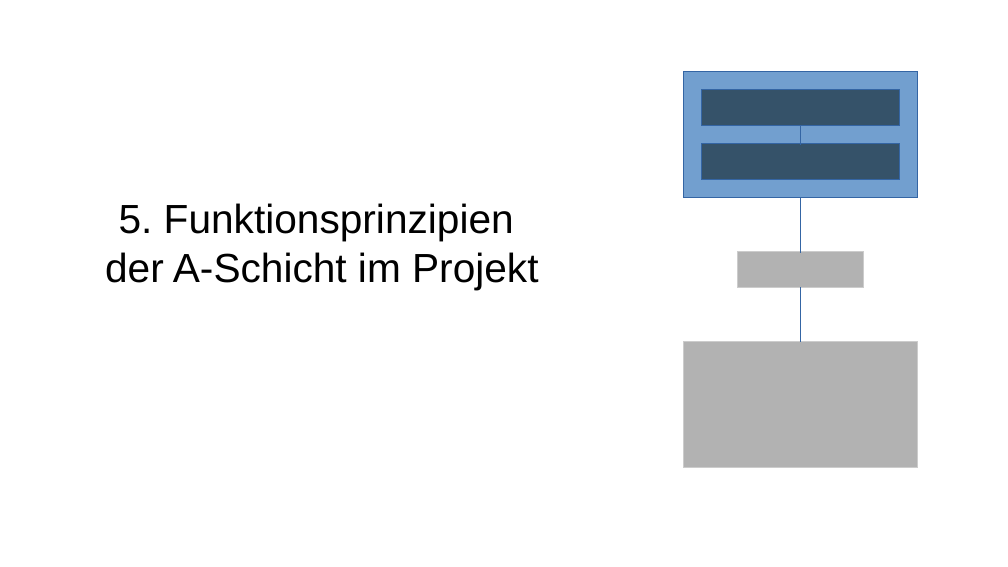
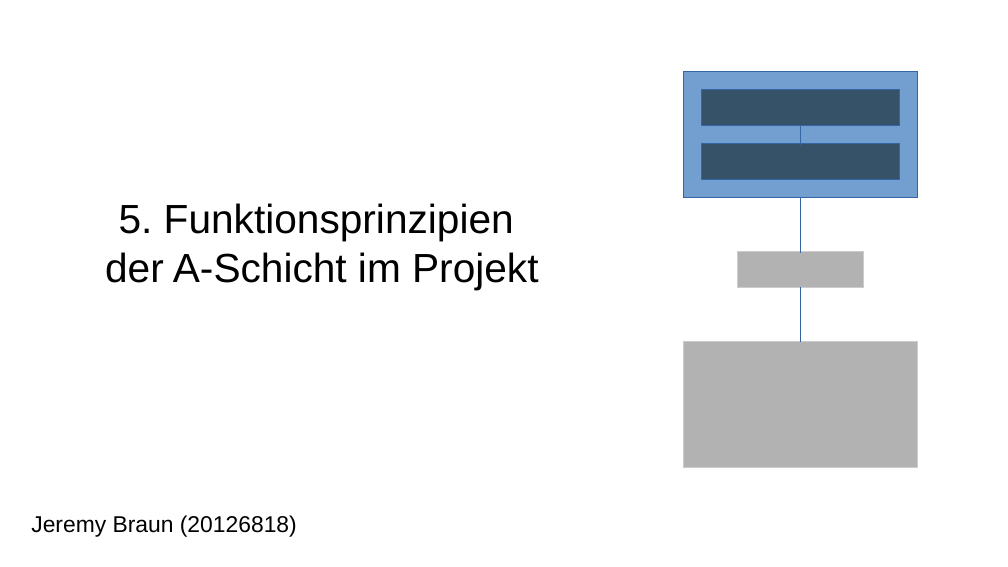
Before and after one commit to Vexotex/vaults, a slide deck: slide 1 of Die-Bib/TH OWL/Semester 3/(myTCP) Entwicklung eines Kommunikationsprotokolls/Präsentation/5-Funktionsprinzipien der A-Schicht im Projekt.odp. Drawn at 1008x567 pixels with LibreOffice and Linux fonts; fonts in the diff are those of the drawing. Boxes give left, top, right and bottom in pixels: in the first picture for what was removed or moved away, otherwise in the second. Text is boxed around its words. In the diff, an @@ line names an element or a change of style, - is before the commit and + after.

```diff
--- a/Die-Bib/TH OWL/Semester 3/(myTCP) Entwicklung eines Kommunikationsprotokolls/Präsentation/5-Funktionsprinzipien der A-Schicht im Projekt.odp
+++ b/Die-Bib/TH OWL/Semester 3/(myTCP) Entwicklung eines Kommunikationsprotokolls/Präsentation/5-Funktionsprinzipien der A-Schicht im Projekt.odp
@@ text added at [31,515,297,537], 18 pt, text #000000 @@
+Jeremy Braun (20126818)
```
Also in this commit, not shown: 2 other slides changed, 3 other files.
